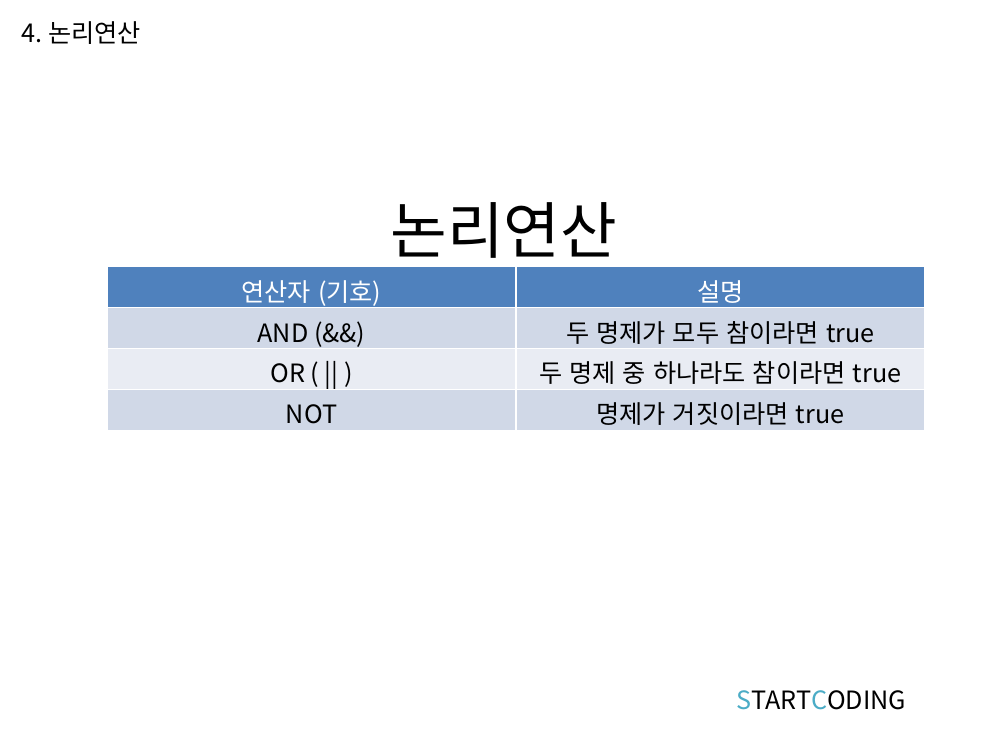
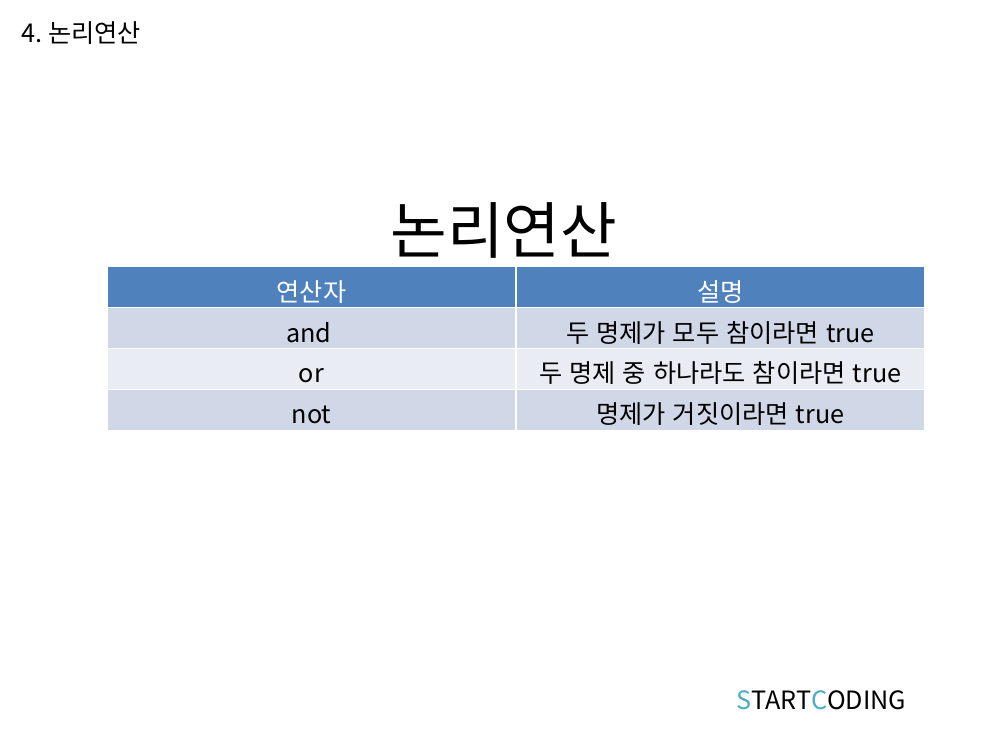
Before and after one commit to kwonkijun/python, a slide deck: slide 15 of 파이썬기초(PPT)/파이썬 기초 3강_연산과 연산자.pptx. Drawn at 1008x756 pixels with LibreOffice and Linux fonts; fonts in the diff are those of the drawing. Boxes give left, top, right and bottom in pixels: in the first picture for what was removed or moved away, otherwise in the second. Text is boxed around its words. In the diff, an @@ line names an element or a change of style, - is before the commit and + after.

```diff
--- a/파이썬기초(PPT)/파이썬 기초 3강_연산과 연산자.pptx
+++ b/파이썬기초(PPT)/파이썬 기초 3강_연산과 연산자.pptx
@@ table at [107,267,925,461] @@
-row 1, column 1: 연산자 (기호)
+row 1, column 1: 연산자
-row 2, column 1: AND (&&)
+row 2, column 1: and
-row 3, column 1: OR ( || )
+row 3, column 1: or
-row 4, column 1: NOT
+row 4, column 1: not
```
Also in this commit, not shown: 2 other slides changed, 1 slide added, 27 other files.
